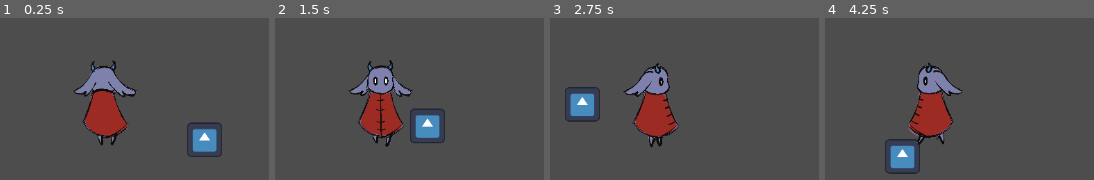
Above: before the commit, frames 1-4 (left to right).
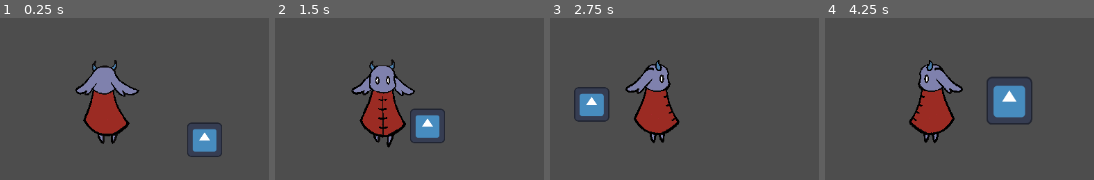
Above: after the commit, the same moments.

Repository: Horacjusz/a_merdz_byl
Game: Godot game, scene res://scenes/main.tscn
Two runs of this game, one before a commit and one after it. Both use one fixed random seed, a clock stepped at 60 frames per second and the inputs below. The engine's default icon, where the game draws it, is replaced by a stand-in: a white triangle on a blue panel in a dark square. Sound files missing from this copy of the repository are replaced by a short silence.
Inputs (mouse positions are in pixels of both pictures, inside the frame that each line leads up to):
- Up to frame 1 (0.25 s): no input
- Up to frame 2 (1.5 s): move the mouse to (outside the picture) at 0.52 s; hold Right (ui_right) 0.53-1.28 s; hold Space (spacja) 0.53-1.28 s; move the mouse to (outside the picture) at 1.27 s; hold Down (ui_down) from 1.28 s (still down); tap Space (spacja) at 1.35 s
- Up to frame 3 (2.75 s): move the mouse to (outside the picture) at 2.02 s; release Down (ui_down) at 2.03 s; hold Right (ui_right) from 2.03 s (still down); hold Space (spacja) from 2.03 s (still down)
- Up to frame 4 (4.25 s): move the mouse to (outside the picture) at 2.77 s; release Right (ui_right) at 2.78 s; release Space (spacja) at 2.78 s; hold Up (ui_up) 2.78-3.53 s; tap Space (spacja) at 2.85 s; move the mouse to (outside the picture) at 3.52 s; hold Left (ui_left) from 3.53 s (still down); hold Space (spacja) from 3.53 s (still down)

The runs differ from the first frame. In frame 1, 1.9% of the frame differs, in the area x 27-52%, y 25-79%; in frame 2, 3.1%; in frame 3, 4.2%; in frame 4, 7.5%, in the area x 22-77%, y 25-97%.

Commit message:
player done and backup

Diff:
--- a/game/scenes/Player.tscn
+++ b/game/scenes/Player.tscn
@@ -1,29 +1,72 @@
 [gd_scene format=3 uid="uid://dftrpkfy22rxb"]
 
 [ext_resource type="Script" uid="uid://bfx7naoqgcskq" path="res://scripts/player.gd" id="1_v6fml"]
-[ext_resource type="Texture2D" uid="uid://ceb65kmfx0s4t" path="res://assets/character_asset/MC_front_step1_rough.png" id="3_bruh7"]
-[ext_resource type="Texture2D" uid="uid://dc30br8bjta5a" path="res://assets/character_asset/MC_front_step2_rough.png" id="4_6eyey"]
-[ext_resource type="Texture2D" uid="uid://ck7k2xgseyqk8" path="res://assets/character_asset/MC_back_step1_rough.png" id="6_d3wef"]
-[ext_resource type="Texture2D" uid="uid://c2edjvm0b043f" path="res://assets/character_asset/MC_front_idle1_rough.png" id="6_lkdrv"]
-[ext_resource type="Texture2D" uid="uid://cu0ohbncodcfj" path="res://assets/character_asset/MC_back_step2_rough.png" id="7_o4126"]
-[ext_resource type="Texture2D" uid="uid://c2w5qnyh3iwea" path="res://assets/character_asset/MC_front_idle2_rough.png" id="7_p7iby"]
-[ext_resource type="Texture2D" uid="uid://buffxhrqbf1rx" path="res://assets/character_asset/Mc_left_stop_rough.png" id="8_0rnld"]
-[ext_resource type="Texture2D" uid="uid://b7j8rp08cyf6i" path="res://assets/character_asset/MC_back_idle1_rough.png" id="8_srp4u"]
-[ext_resource type="Texture2D" uid="uid://bj3g5g5nun71u" path="res://assets/character_asset/MC_back_idle2_rough.png" id="9_jfpux"]
-[ext_resource type="Texture2D" uid="uid://6ss1ua466s0q" path="res://assets/character_asset/MC_right_stop_rough.png" id="9_srp4u"]
-[ext_resource type="Texture2D" uid="uid://daj3llv1w338w" path="res://assets/character_asset/Mc_left_step1_rough.png" id="10_jfpux"]
-[ext_resource type="Texture2D" uid="uid://pgvocim1s253" path="res://assets/character_asset/MC_left_step2_rough.png" id="11_61ith"]
-[ext_resource type="Texture2D" uid="uid://wa6wu8w65t0s" path="res://assets/character_asset/MC_right_step1_rough.png" id="12_ebwui"]
-[ext_resource type="Texture2D" uid="uid://chg1grpfvormk" path="res://assets/character_asset/MC_right_step2_rough.png" id="13_sfy4j"]
+[ext_resource type="Texture2D" uid="uid://cl2h2gitqi4vc" path="res://assets/character_asset/MC_sheet.png" id="6_o4126"]
+
+[sub_resource type="AtlasTexture" id="AtlasTexture_v6fml"]
+atlas = ExtResource("6_o4126")
+region = Rect2(227, 34, 128, 128)
+
+[sub_resource type="AtlasTexture" id="AtlasTexture_3li8b"]
+atlas = ExtResource("6_o4126")
+region = Rect2(380, 34, 128, 128)
+
+[sub_resource type="AtlasTexture" id="AtlasTexture_mdl7e"]
+atlas = ExtResource("6_o4126")
+region = Rect2(380, 210, 128, 128)
+
+[sub_resource type="AtlasTexture" id="AtlasTexture_qu4a1"]
+atlas = ExtResource("6_o4126")
+region = Rect2(533, 210, 128, 128)
+
+[sub_resource type="AtlasTexture" id="AtlasTexture_70d11"]
+atlas = ExtResource("6_o4126")
+region = Rect2(535, 34, 128, 128)
+
+[sub_resource type="AtlasTexture" id="AtlasTexture_cw2d6"]
+atlas = ExtResource("6_o4126")
+region = Rect2(76, 210, 128, 128)
+
+[sub_resource type="AtlasTexture" id="AtlasTexture_khinc"]
+atlas = ExtResource("6_o4126")
+region = Rect2(76, 386, 128, 128)
+
+[sub_resource type="AtlasTexture" id="AtlasTexture_bruh7"]
+atlas = ExtResource("6_o4126")
+region = Rect2(229, 386, 128, 128)
+
+[sub_resource type="AtlasTexture" id="AtlasTexture_6eyey"]
+atlas = ExtResource("6_o4126")
+region = Rect2(229, 562, 128, 128)
+
+[sub_resource type="AtlasTexture" id="AtlasTexture_d3wef"]
+atlas = ExtResource("6_o4126")
+region = Rect2(382, 386, 128, 128)
+
+[sub_resource type="AtlasTexture" id="AtlasTexture_o4126"]
+atlas = ExtResource("6_o4126")
+region = Rect2(382, 562, 128, 128)
+
+[sub_resource type="AtlasTexture" id="AtlasTexture_lkdrv"]
+atlas = ExtResource("6_o4126")
+region = Rect2(535, 562, 128, 128)
+
+[sub_resource type="AtlasTexture" id="AtlasTexture_p7iby"]
+atlas = ExtResource("6_o4126")
+region = Rect2(535, 386, 128, 128)
+
+[sub_resource type="AtlasTexture" id="AtlasTexture_0rnld"]
+atlas = ExtResource("6_o4126")
+region = Rect2(76, 562, 128, 128)
 
 [sub_resource type="SpriteFrames" id="SpriteFrames_khinc"]
 animations = [{
 "frames": [{
 "duration": 1.0,
-"texture": ExtResource("3_bruh7")
+"texture": SubResource("AtlasTexture_v6fml")
 }, {
 "duration": 1.0,
-"texture": ExtResource("4_6eyey")
+"texture": SubResource("AtlasTexture_3li8b")
 }],
 "loop": true,
 "name": &"back",
@@ -31,10 +74,10 @@
 }, {
 "frames": [{
 "duration": 1.0,
-"texture": ExtResource("6_d3wef")
+"texture": SubResource("AtlasTexture_mdl7e")
 }, {
 "duration": 1.0,
-"texture": ExtResource("7_o4126")
+"texture": SubResource("AtlasTexture_qu4a1")
 }],
 "loop": true,
 "name": &"front",
@@ -42,10 +85,10 @@
 }, {
 "frames": [{
 "duration": 1.0,
-"texture": ExtResource("6_lkdrv")
+"texture": SubResource("AtlasTexture_70d11")
 }, {
 "duration": 1.0,
-"texture": ExtResource("7_p7iby")
+"texture": SubResource("AtlasTexture_cw2d6")
 }],
 "loop": true,
 "name": &"idle_back",
@@ -53,10 +96,10 @@
 }, {
 "frames": [{
 "duration": 1.0,
-"texture": ExtResource("8_srp4u")
+"texture": SubResource("AtlasTexture_khinc")
 }, {
 "duration": 1.0,
-"texture": ExtResource("9_jfpux")
+"texture": SubResource("AtlasTexture_bruh7")
 }],
 "loop": true,
 "name": &"idle_front",
@@ -64,7 +107,7 @@
 }, {
 "frames": [{
 "duration": 1.0,
-"texture": ExtResource("8_0rnld")
+"texture": SubResource("AtlasTexture_6eyey")
 }],
 "loop": true,
 "name": &"idle_left",
@@ -72,7 +115,7 @@
 }, {
 "frames": [{
 "duration": 1.0,
-"texture": ExtResource("9_srp4u")
+"texture": SubResource("AtlasTexture_d3wef")
 }],
 "loop": true,
 "name": &"idle_right",
@@ -80,10 +123,10 @@
 }, {
 "frames": [{
 "duration": 1.0,
-"texture": ExtResource("10_jfpux")
+"texture": SubResource("AtlasTexture_o4126")
 }, {
 "duration": 1.0,
-"texture": ExtResource("11_61ith")
+"texture": SubResource("AtlasTexture_lkdrv")
 }],
 "loop": true,
 "name": &"left",
@@ -91,10 +134,10 @@
 }, {
 "frames": [{
 "duration": 1.0,
-"texture": ExtResource("12_ebwui")
+"texture": SubResource("AtlasTexture_p7iby")
 }, {
 "duration": 1.0,
-"texture": ExtResource("13_sfy4j")
+"texture": SubResource("AtlasTexture_0rnld")
 }],
 "loop": true,
 "name": &"right",
@@ -102,22 +145,19 @@
 }]
 
 [sub_resource type="CapsuleShape2D" id="CapsuleShape2D_v6fml"]
-radius = 109.0
-height = 356.0
+radius = 23.333332
+height = 100.0
 
 [node name="Player" type="CharacterBody2D" unique_id=211872251]
-scale = Vector2(0.3, 0.3)
 script = ExtResource("1_v6fml")
 
 [node name="AnimatedSprite2D" type="AnimatedSprite2D" parent="." unique_id=989287074]
 position = Vector2(1, 1.1920929e-07)
 sprite_frames = SubResource("SpriteFrames_khinc")
-animation = &"idle_front"
+animation = &"back"
 
 [node name="CollisionShape2D" type="CollisionShape2D" parent="." unique_id=1203216081]
-position = Vector2(3, 27)
+position = Vector2(3.3333333, 10)
 shape = SubResource("CapsuleShape2D_v6fml")
 
 [node name="Camera2D" type="Camera2D" parent="." unique_id=1308160541]
-
-[node name="Timer" type="Timer" parent="." unique_id=102558698]
--- a/game/scripts/footstep_sound_manager.gd
+++ b/game/scripts/footstep_sound_manager.gd
@@ -4,12 +4,12 @@
 
 const footstep_sounds = {
 	"default": [
-		preload("res://assets/sounds/Gate/alex_jauk-fence-gate-slammed-227012.mp3")
-	],
-	"stone": [
 		preload("res://assets/sounds/Footsteps/data_pion-st1-footstep-sfx-323053.mp3"),
 		preload("res://assets/sounds/Footsteps/data_pion-st2-footstep-sfx-323055.mp3"),
 		preload("res://assets/sounds/Footsteps/data_pion-st3-footstep-sfx-323056.mp3"),
+	],
+	"stone": [
+		preload("res://assets/sounds/Gate/alex_jauk-fence-gate-slammed-227012.mp3")
 	],
 	"bush": [
 		preload("res://assets/sounds/Item/item-pickup.mp3")
--- a/game/scripts/player.gd
+++ b/game/scripts/player.gd
@@ -2,92 +2,109 @@
 extends CharacterBody2D
 
 @onready var sprite: AnimatedSprite2D = $AnimatedSprite2D
-@onready var timer: Timer = $Timer
 
-const SPEED = 100
+const SPEED: float = 100.0
+var STEP_DURATION: float = 0.3
 
-# seconds
-var STEP_DURATION = 0.3
+enum MOVE_DIRECTION { front, right, back, left }
+enum PLAYER_MOVE_STATE { idle, moving }
 
-enum MOVE_DIRECTION {front, right, back, left}
-enum PLAYER_MOVE_STATE {idle, moving}
+var direction: int = MOVE_DIRECTION.front
+var current_player_move_state: int = PLAYER_MOVE_STATE.idle
+var previous_frame: int = -1
 
-var direction
-var prev_timer
-
-var current_player_move_state
-
-var previous_frame: int
-
+var footstep_cooldown_left: float = 0.0
 
 var ANIMATION_MAP = {
 	MOVE_DIRECTION.front: {
-		PLAYER_MOVE_STATE.idle: ["idle_front", 0],
-		PLAYER_MOVE_STATE.moving: ["front", 0]
+		PLAYER_MOVE_STATE.idle: ["idle_front", 0.0],
+		PLAYER_MOVE_STATE.moving: ["front", 0.0]
 	},
 	MOVE_DIRECTION.right: {
-		PLAYER_MOVE_STATE.idle: ["idle_right", 0],
-		PLAYER_MOVE_STATE.moving: ["right", 0]
+		PLAYER_MOVE_STATE.idle: ["idle_right", 0.0],
+		PLAYER_MOVE_STATE.moving: ["right", 0.0]
 	},
 	MOVE_DIRECTION.back: {
-		PLAYER_MOVE_STATE.idle: ["idle_back", 0],
-		PLAYER_MOVE_STATE.moving: ["back", 0]
+		PLAYER_MOVE_STATE.idle: ["idle_back", 0.0],
+		PLAYER_MOVE_STATE.moving: ["back", 0.0]
 	},
 	MOVE_DIRECTION.left: {
-		PLAYER_MOVE_STATE.idle: ["idle_left", 0],
-		PLAYER_MOVE_STATE.moving: ["left", 0]
+		PLAYER_MOVE_STATE.idle: ["idle_left", 0.0],
+		PLAYER_MOVE_STATE.moving: ["left", 0.0]
 	}
 }
 
-func _update_animation():
-	sprite.play(ANIMATION_MAP[direction][current_player_move_state][0])
-	sprite.frame_progress = ANIMATION_MAP[direction][current_player_move_state][1]
+var anim_state := {} # animation_name -> { "frame": int, "progress": float }
+
+func _ready() -> void:
+	_update_animation()
+
+func _save_current_anim_state() -> void:
+	if sprite.animation == "":
+		return
+
+	anim_state[sprite.animation] = {
+		"frame": sprite.frame,
+		"progress": sprite.frame_progress
+	}
+
+
+func _restore_anim_state(anim_name: String) -> void:
+	var s = anim_state.get(anim_name, null)
+	if s == null:
+		return
+
+	# Godot 4: you can usually set these directly.
+	sprite.frame = s["frame"]
+	sprite.frame_progress = s["progress"]
+
+func _update_animation() -> void:
+	_save_current_anim_state()
+
+	var anim_name: String = ANIMATION_MAP[direction][current_player_move_state][0]
+
+	# play() resets to the beginning, so we restore immediately after
+	sprite.play(anim_name)
+	_restore_anim_state(anim_name)
+
 	previous_frame = -1
 
 func _physics_process(delta: float) -> void:
-	var input_direction = Input.get_vector("ui_left", "ui_right", "ui_up", "ui_down")
+	footstep_cooldown_left = maxf(0.0, footstep_cooldown_left - delta)
 
-	var previous_player_move_state = current_player_move_state
-	var previous_direction = direction
+	var input_direction: Vector2 = Input.get_vector("ui_left", "ui_right", "ui_up", "ui_down")
+
+	var previous_player_move_state: int = current_player_move_state
+	var previous_direction: int = direction
 	current_player_move_state = PLAYER_MOVE_STATE.moving
 
-	if input_direction[1] < 0:
+	if input_direction.y < 0:
 		direction = MOVE_DIRECTION.front
-	elif input_direction[1] > 0:
+	elif input_direction.y > 0:
 		direction = MOVE_DIRECTION.back
-	elif input_direction[0] > 0:
+	elif input_direction.x > 0:
 		direction = MOVE_DIRECTION.right
-	elif input_direction[0] < 0:
+	elif input_direction.x < 0:
 		direction = MOVE_DIRECTION.left
-	else :
+	else:
 		current_player_move_state = PLAYER_MOVE_STATE.idle
 
-	if (previous_direction != direction) or (previous_player_move_state != current_player_move_state) :
+	if (previous_direction != direction) or (previous_player_move_state != current_player_move_state):
 		_update_animation()
 
-	if current_player_move_state == PLAYER_MOVE_STATE.moving :
-		if previous_frame != sprite.frame :
+	if current_player_move_state == PLAYER_MOVE_STATE.moving:
+		if previous_frame != sprite.frame:
 			previous_frame = sprite.frame
-			if _timer_finished_now() :
-				_play_footstep()
-	print(prev_timer, "    ", timer.time_left)
-	prev_timer = timer.time_left
+			_try_play_footstep()
 
 	ANIMATION_MAP[direction][current_player_move_state][1] += delta
 
 	velocity = input_direction * SPEED
 	move_and_slide()
 
-func _timer_finished_now() -> bool :
-	return (prev_timer < timer.time_left)
+func _try_play_footstep() -> void:
+	if footstep_cooldown_left > 0.0:
+		return
 
-func _ready() -> void :
-	timer.start(STEP_DURATION)
-	prev_timer = STEP_DURATION
-	current_player_move_state = PLAYER_MOVE_STATE.idle
-	direction = MOVE_DIRECTION.front
-
-	_update_animation()
-
-func _play_footstep() -> void :
+	footstep_cooldown_left = STEP_DURATION
 	FootstepSoundManager.play_footstep(global_position)
Not shown, added: game/assets/sounds/Buttons/creatorshome-low-button-click-331780.mp3
Not shown, added: game/assets/sounds/Buttons/humordome-magic-button-click-453258.mp3
Not shown, added: game/assets/sounds/Buttons/milanwulf-click-button-166324.mp3
Not shown, added: game/assets/sounds/Buttons/universfield-click-button-140881.mp3
Not shown, added: game/assets/sounds/Fountain/freesound_community-small-fountain-7073.mp3
Not shown, added: game/assets/sounds/Map/freesound_community-page-flip-47177.mp3
